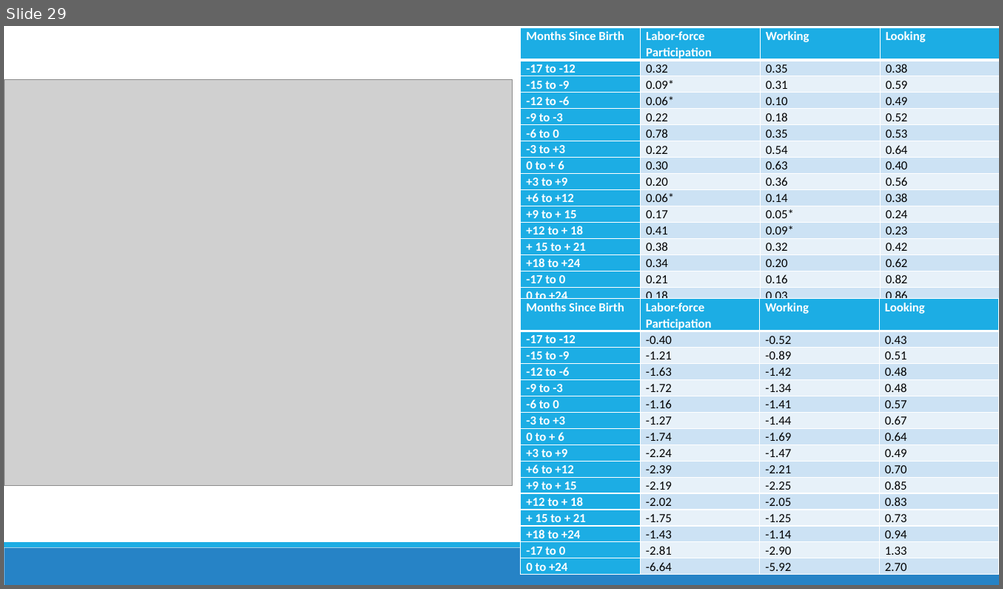
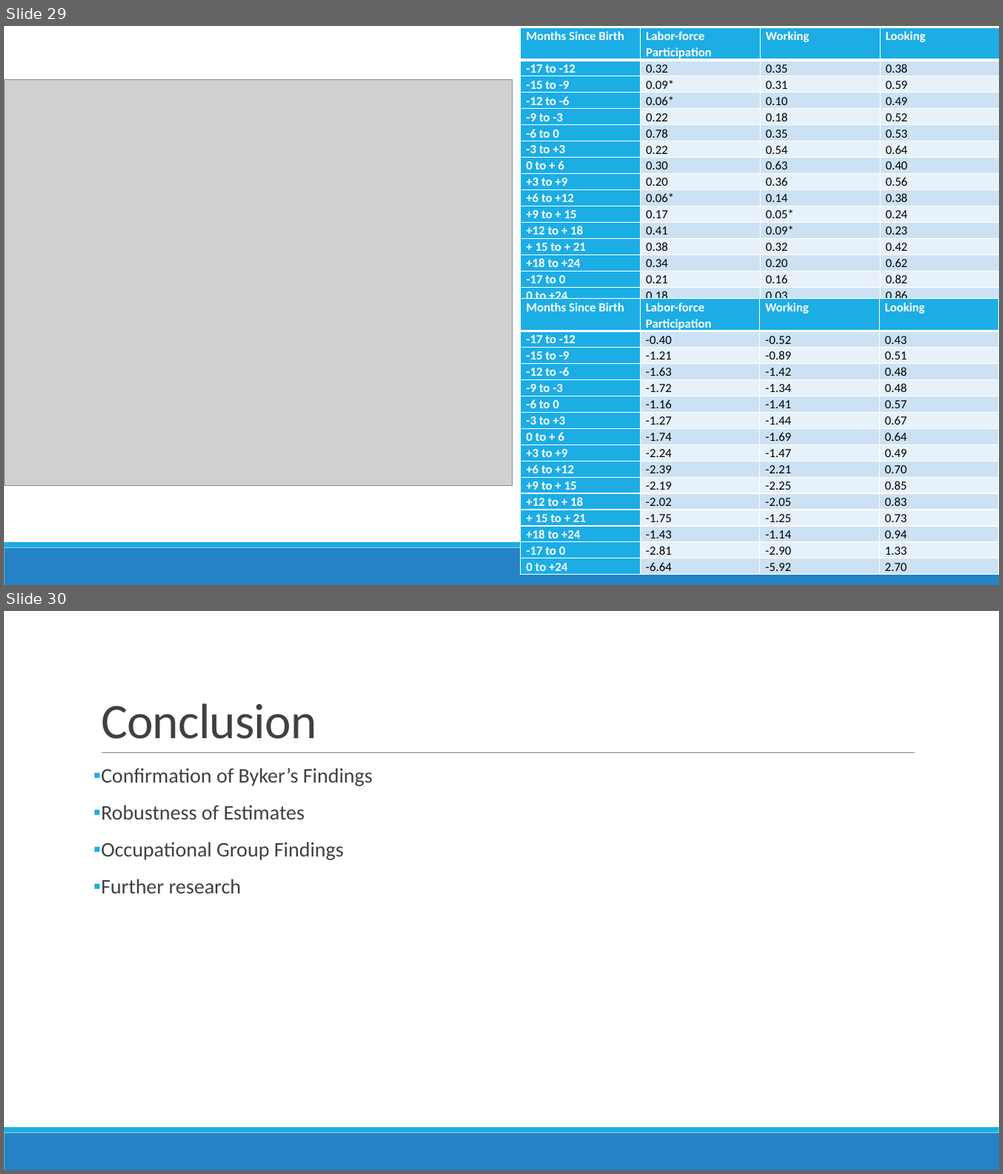
Before and after one commit to alexgoldsmith/Thesis, a slide deck: Thesis.pptx. Shown one above the other, each under a label of ours: slide 29 before the commit, slides 29 and 30 after it. The pictures are 1003x589 and 1003x1174 pixels, drawn with LibreOffice and Linux fonts; fonts in the diff are those of the drawing; grey boxes stand for pictures. Boxes give left, top, right and bottom in pixels: in the first picture for what was removed or moved away, otherwise in the second. Text is boxed around its words. In the diff, an @@ line names an element or a change of style, - is before the commit and + after.

```diff
--- a/Thesis.pptx
+++ b/Thesis.pptx
@@ slide 30 added at (4,611,999,1170), background #FFFFFF; not listed: 2 template elements that a slide beside it also shows @@
@@ title added at (101,703,317,739), 48 pt, text #404040 @@
+Conclusion
@@ line added from (102, 753) to (915, 753), #808080 0.5 pt @@
@@ text added at (101,768,373,894), 20 pt, text #404040 @@
+▪ Confirmation of Byker’s Findings
+▪ Robustness of Estimates
+▪ Occupational Group Findings
+▪ Further research
```
Also in this commit, not shown: 4 slides changed.
